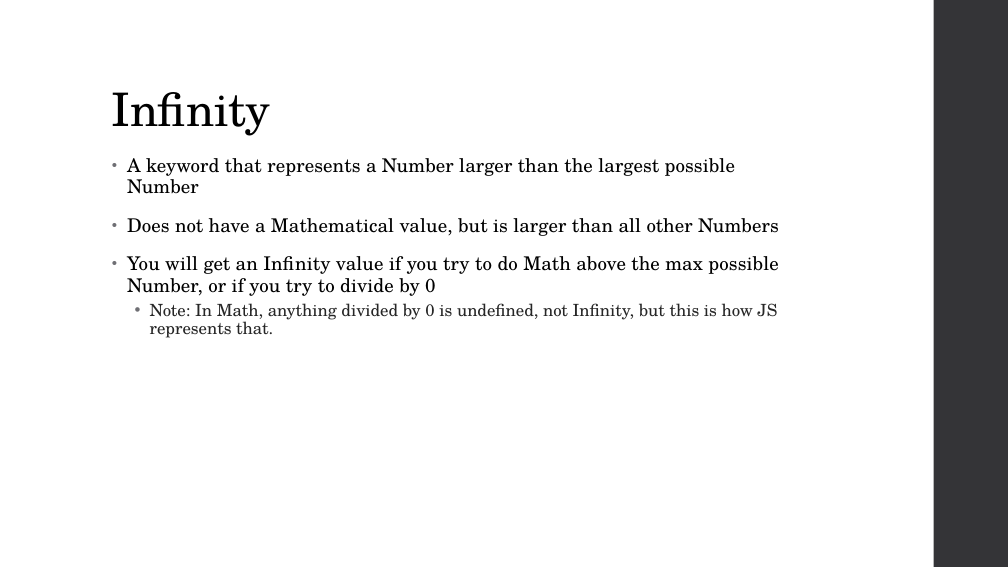
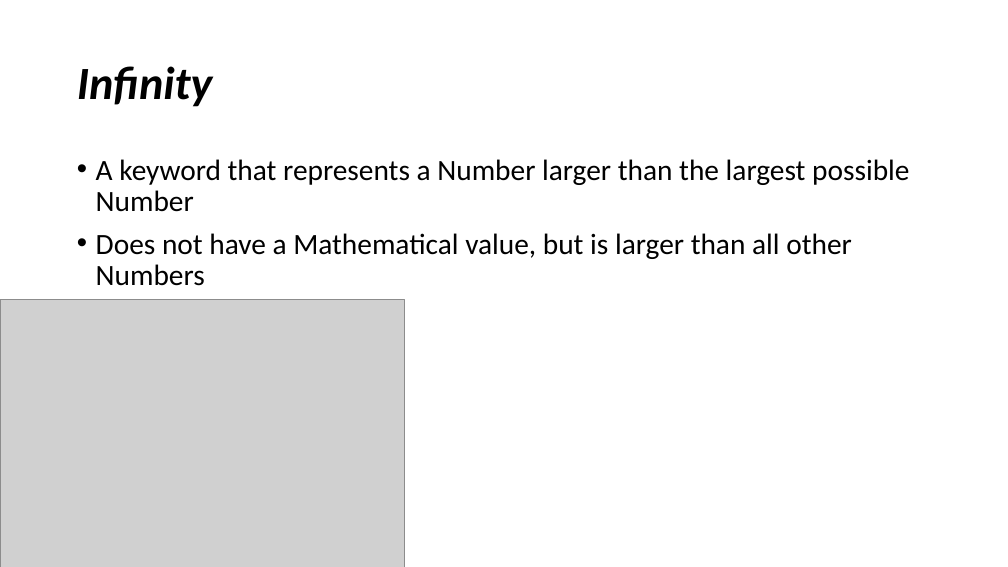
Before and after one commit to YWCANWIL-TechLab/Module4-DataTypes-Day1, a slide deck: slide 12 of slides/Numbers.pptx (slide 9 before the commit). Drawn at 1008x567 pixels with LibreOffice and Linux fonts; fonts in the diff are those of the drawing; grey boxes stand for pictures. Boxes give left, top, right and bottom in pixels: in the first picture for what was removed or moved away, otherwise in the second. Text is boxed around its words. In the diff, an @@ line names an element or a change of style, - is before the commit and + after.

Commit message:
Updated Numbers PowerPoint

```diff
--- a/slides/Numbers.pptx
+++ b/slides/Numbers.pptx
@@ rectangle removed at box(934, 0, 1008, 567) @@
@@ title "Infinity": place and size @@
-title "Infinity" at box(112, 92, 271, 136)
+title "Infinity" at box(77, 66, 213, 107)
@@ title "Infinity" at box(77, 66, 213, 107): font TeX Gyre Schola to Calibri, letter spacing -0.5 to 0 pt, bold on, italic on; vertical alignment bottom to middle @@
@@ text "A keyword that represents a ...": place and size @@
-text "A keyword that represents a ..." at box(127, 158, 779, 338)
+text "A keyword that represents a ..." at box(96, 159, 909, 286)
@@ text "A keyword that represents a ..." at box(96, 159, 909, 286): size 18 to 28 pt, font TeX Gyre Schola to Calibri, letter spacing 0.1 to 0 pt; indent changed; line spacing 0.95 to 0.9; less space between paragraphs @@
@@ text at box(127, 256, 778, 338): paragraphs removed @@
-• You will get an Infinity value if you try to do Math above the max possible Number, or if you try to divide by 0
-  • Note: In Math, anything divided by 0 is undefined, not Infinity, but this is how JS represents that.
@@ picture added at box(0, 299, 405, 567) @@
```
Also in this commit, not shown: 21 other slides changed, 5 slides added, 1 other file.
